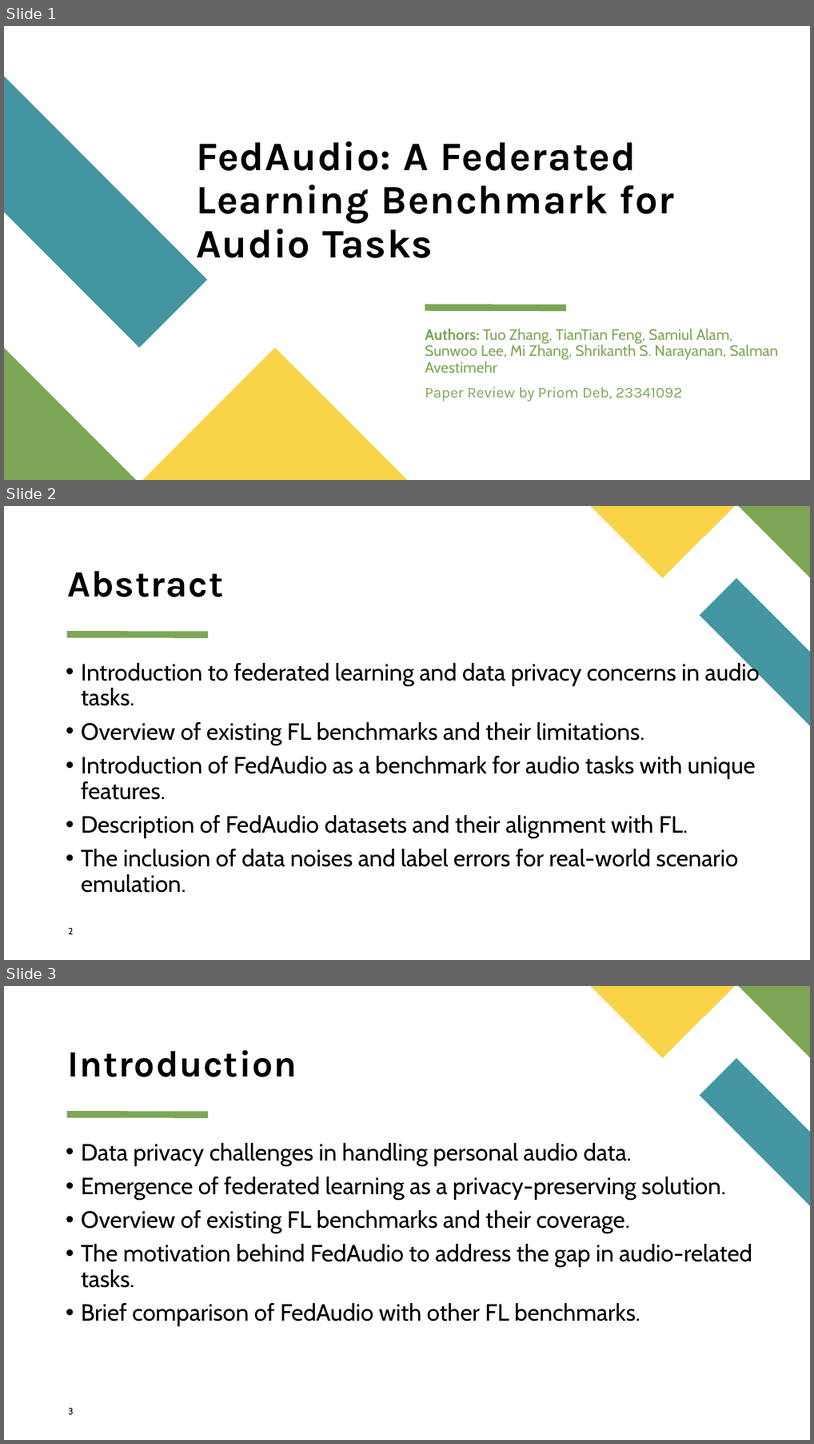
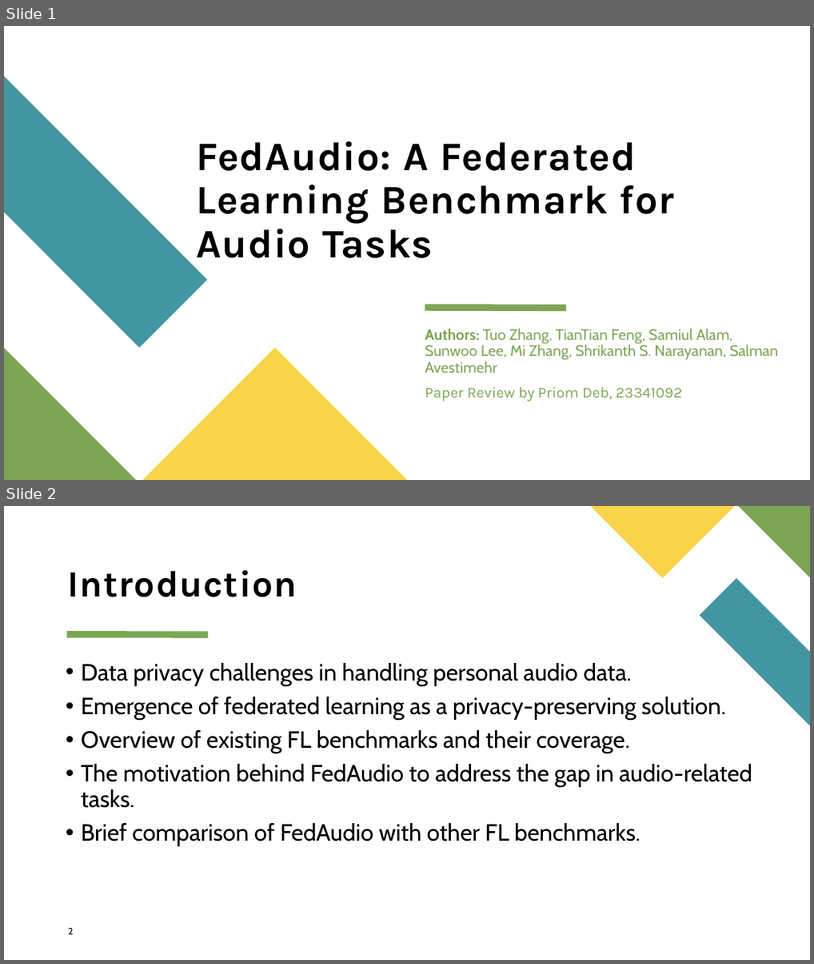
Before and after one commit to PriomDeb/CSE449, a slide deck: submission2/Paper Review Slides by Priom Deb.pptx. Shown one above the other, each under a label of ours: slides 1, 2 and 3 before the commit, slides 1 and 2 after it. The pictures are 814x1444 and 814x964 pixels, drawn with LibreOffice and Linux fonts; fonts in the diff are those of the drawing. Boxes give left, top, right and bottom in pixels: in the first picture for what was removed or moved away, otherwise in the second. Text is boxed around its words. In the diff, an @@ line names an element or a change of style, - is before the commit and + after.

```diff
--- a/submission2/Paper Review Slides by Priom Deb.pptx
+++ b/submission2/Paper Review Slides by Priom Deb.pptx
@@ slide 2 removed at box(4, 506, 810, 960), background #FFFFFF; not listed: 4 template elements that a slide beside it also shows @@
@@ title removed at box(68, 571, 224, 597) @@
-Abstract
@@ text removed at box(81, 660, 760, 892) @@
-• Introduction to federated learning and data privacy concerns in audio tasks.
-• Overview of existing FL benchmarks and their limitations.
-• Introduction of FedAudio as a benchmark for audio tasks with unique features.
-• Description of FedAudio datasets and their alignment with FL.
-• The inclusion of data noises and label errors for real-world scenario emulation.
@@ page number removed at box(68, 928, 73, 934) @@
-2
@@ what was slide 3 is now slide 2 @@
@@ page number at box(68, 928, 73, 934): text changed @@
-3
+2
```
Also in this commit, not shown: 51 other files.
